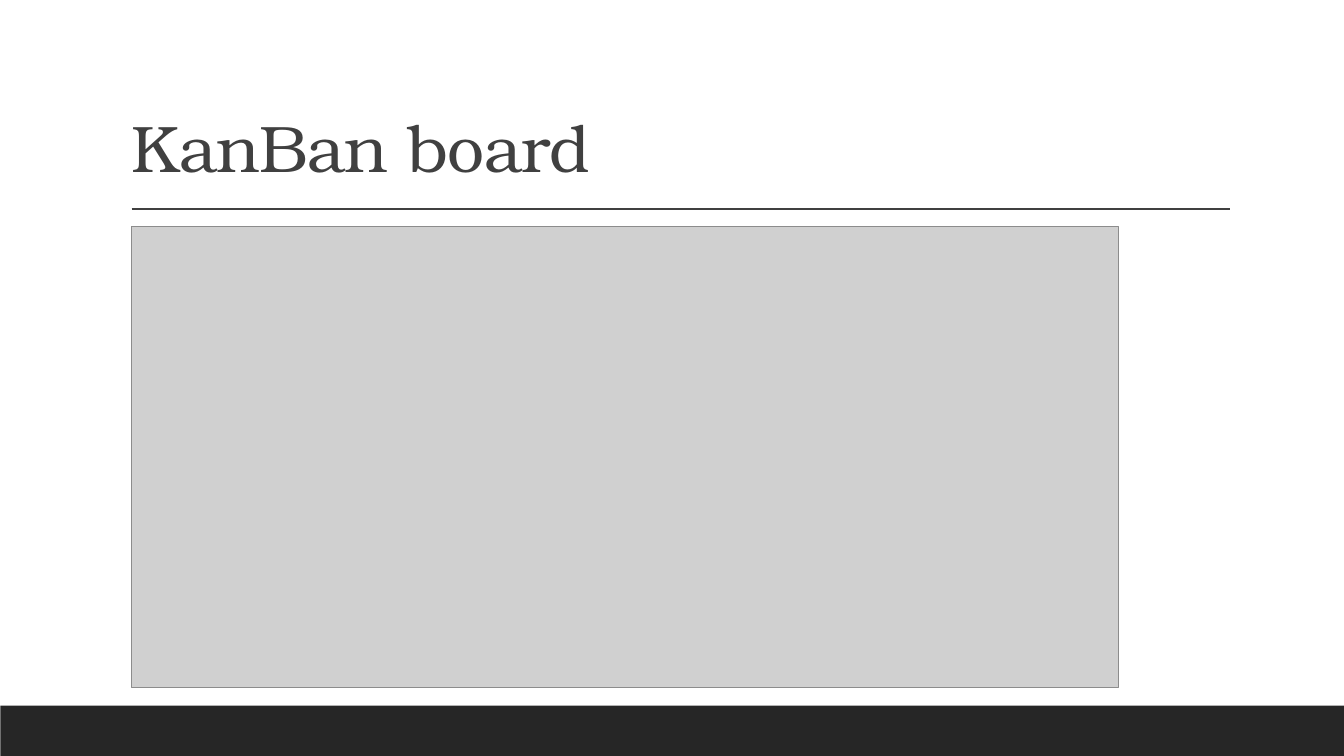
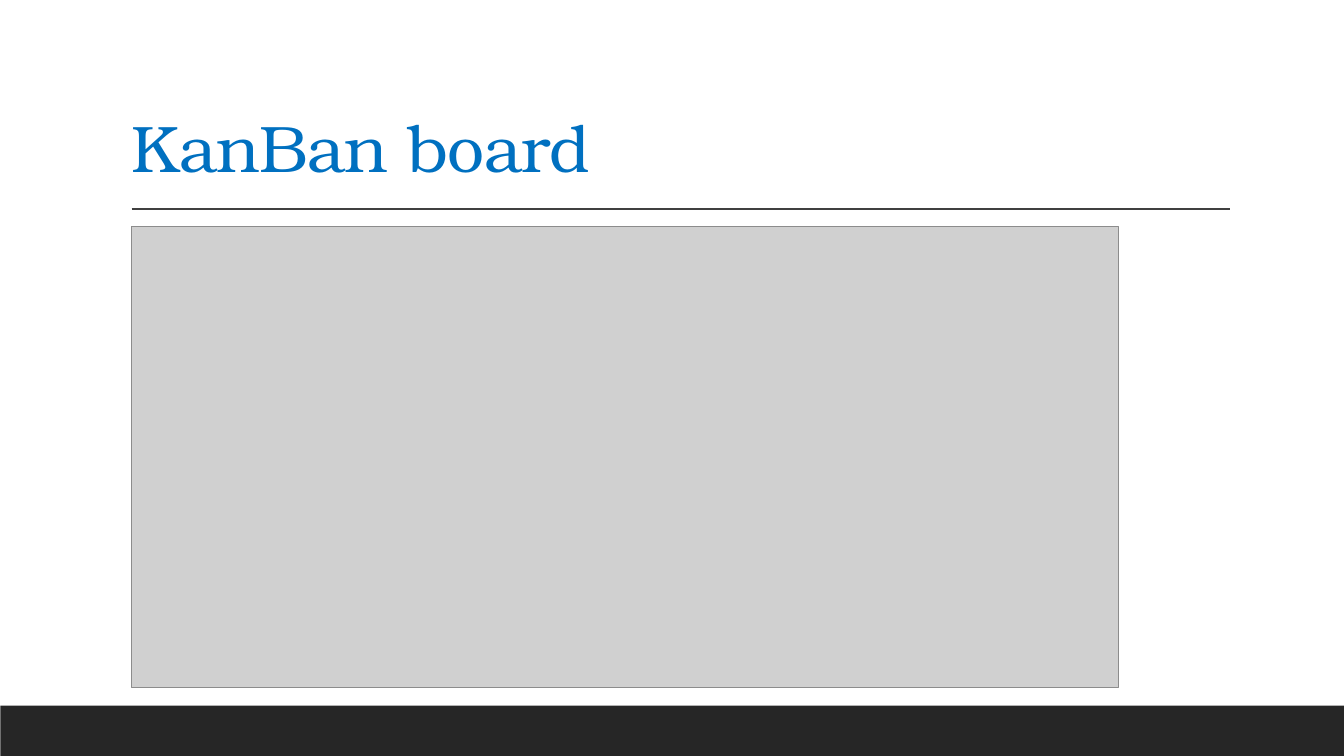
Before and after one commit to Rohaan28/Data_Engineering_Project, a slide deck: slide 6 of Data Engineering 2.pptx. Drawn at 1344x756 pixels with LibreOffice and Linux fonts; fonts in the diff are those of the drawing; grey boxes stand for pictures. Boxes give left, top, right and bottom in pixels: in the first picture for what was removed or moved away, otherwise in the second. Text is boxed around its words. In the diff, an @@ line names an element or a change of style, - is before the commit and + after.

```diff
--- a/Data Engineering 2.pptx
+++ b/Data Engineering 2.pptx
@@ title "KanBan board" at (x1=131, y1=124, x2=591, y2=173): text colour #404040 to #0070C0 @@
```
Also in this commit, not shown: 2 other slides changed, 4 slides added, 2 slides removed.
